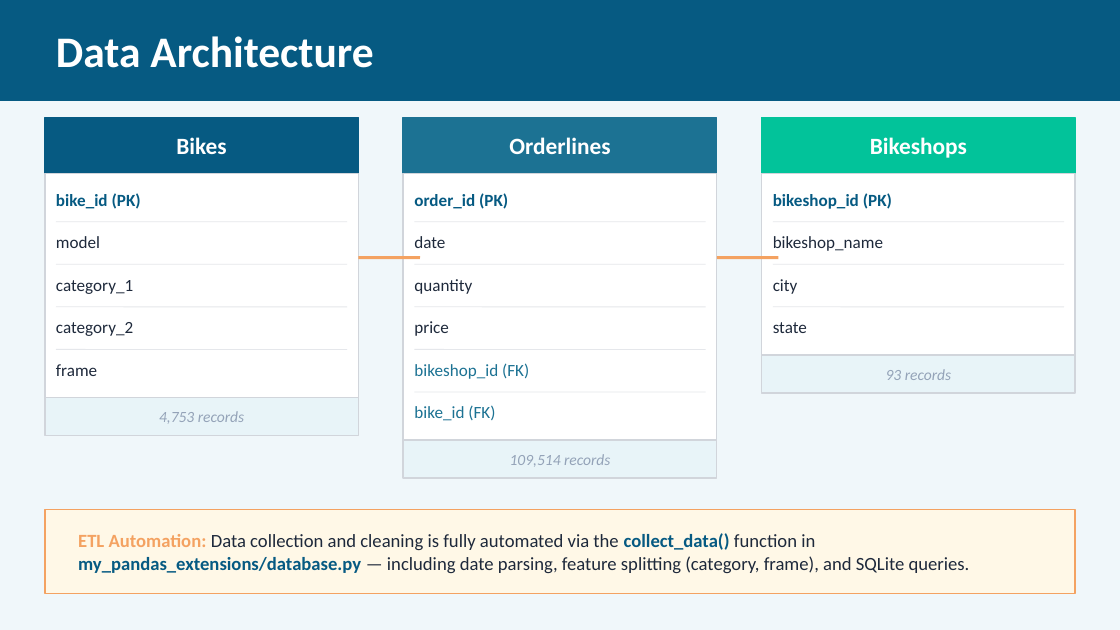
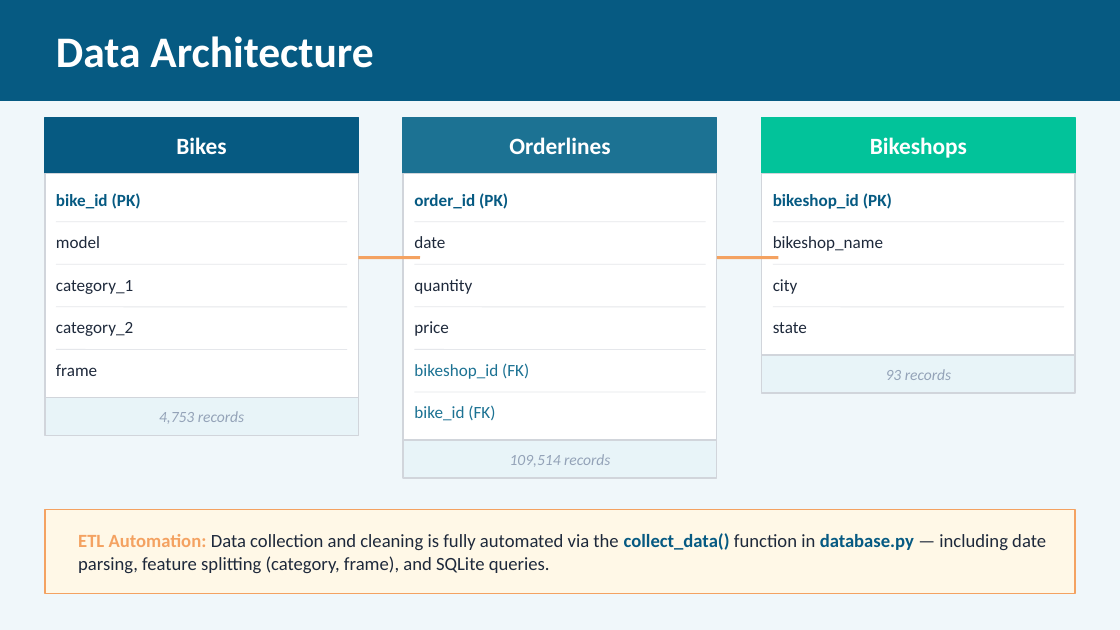
Before and after one commit to EllaN12/Ella_Portfolio, a slide deck: slide 3 of Bikes_Sales_Forecast_Presentation.pptx. Drawn at 1120x630 pixels with LibreOffice and Linux fonts; fonts in the diff are those of the drawing. Boxes give left, top, right and bottom in pixels: in the first picture for what was removed or moved away, otherwise in the second. Text is boxed around its words. In the diff, an @@ line names an element or a change of style, - is before the commit and + after.

```diff
--- a/Bikes_Sales_Forecast_Presentation.pptx
+++ b/Bikes_Sales_Forecast_Presentation.pptx
@@ text at <box>78,533,1046,573</box>: text changed @@
-ETL Automation: Data collection and cleaning is fully automated via the collect_data() function in my_pandas_extensions/database.py — including date parsing, feature splitting (category, frame), and SQLite queries.
+ETL Automation: Data collection and cleaning is fully automated via the collect_data() function in database.py — including date parsing, feature splitting (category, frame), and SQLite queries.
```
Also in this commit, not shown: 8 other slides changed, 5 other files.
